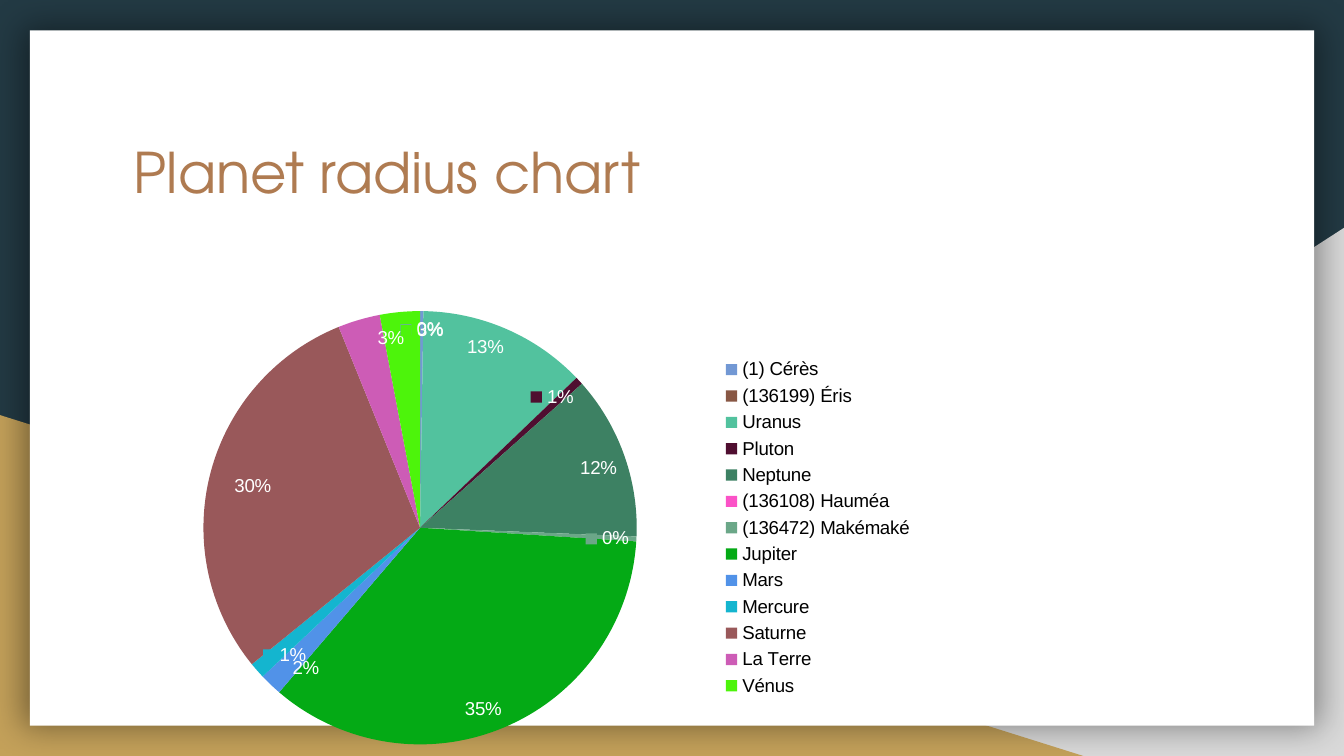
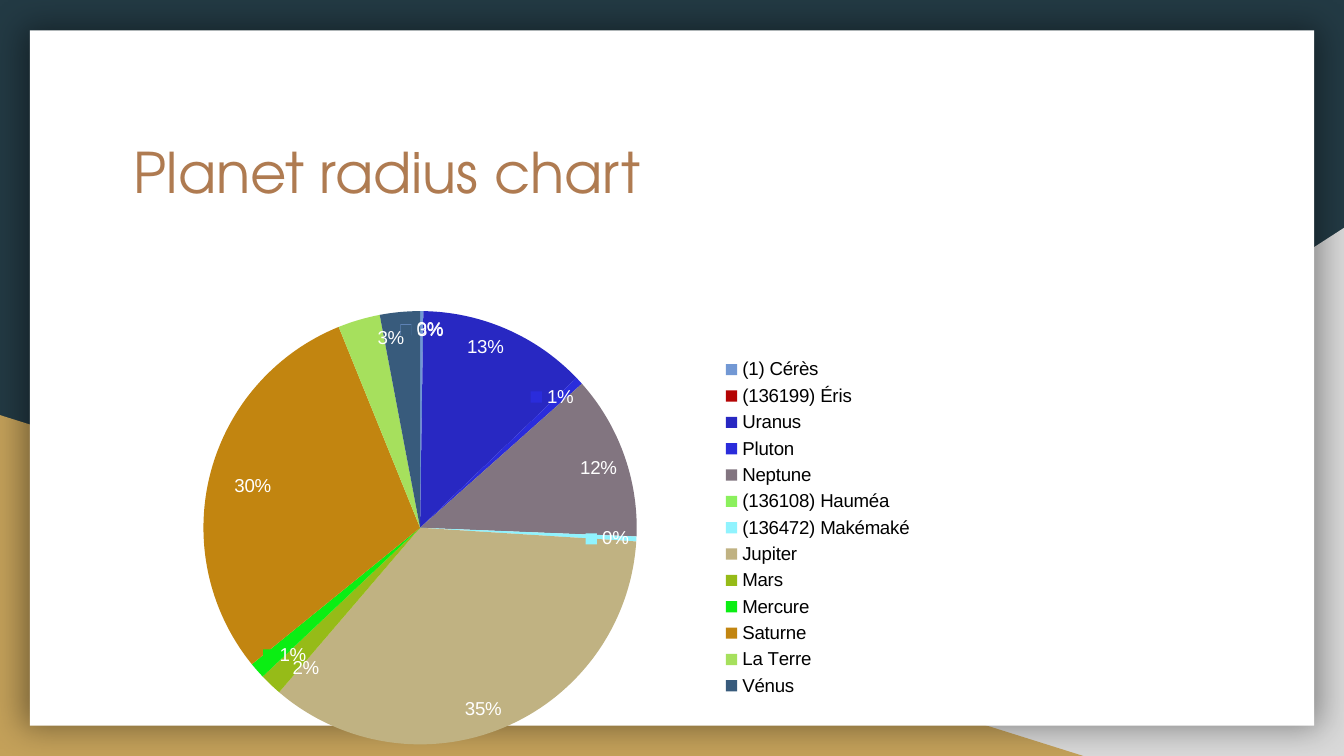
Before and after one commit to United-Codes/cloudofficeprint-javascript, a slide deck: slide 15 of examples/solar_system_example/pptx/output.pptx. Drawn at 1344x756 pixels with LibreOffice and Linux fonts; fonts in the diff are those of the drawing. Boxes give left, top, right and bottom in pixels: in the first picture for what was removed or moved away, otherwise in the second. Text is boxed around its words. In the diff, an @@ line names an element or a change of style, - is before the commit and + after.

```diff
--- a/examples/solar_system_example/pptx/output.pptx
+++ b/examples/solar_system_example/pptx/output.pptx
@@ pie chart at [121, 293, 927, 756] @@
@@ colours of single points changed @@
```
Also in this commit, not shown: 10 other files.
